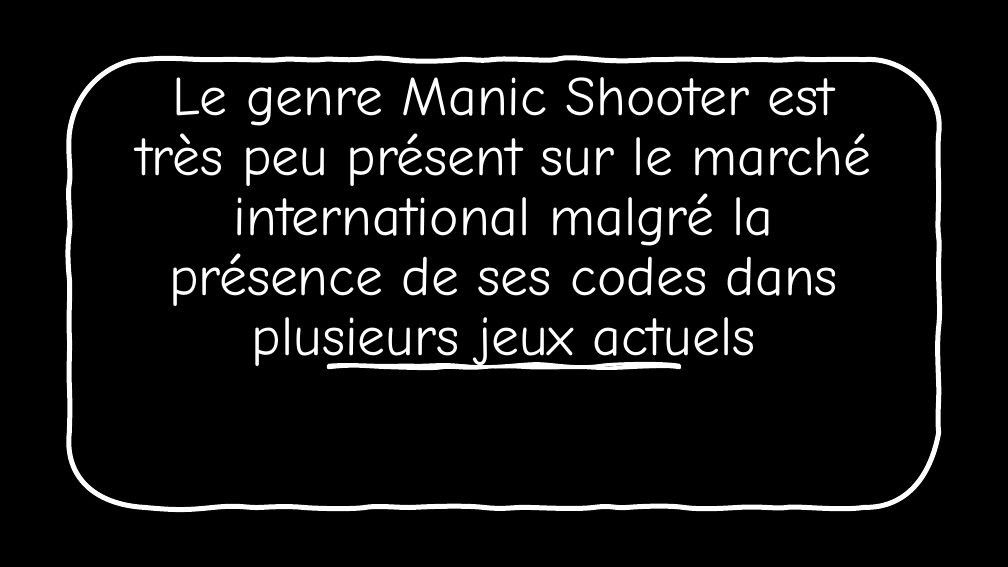
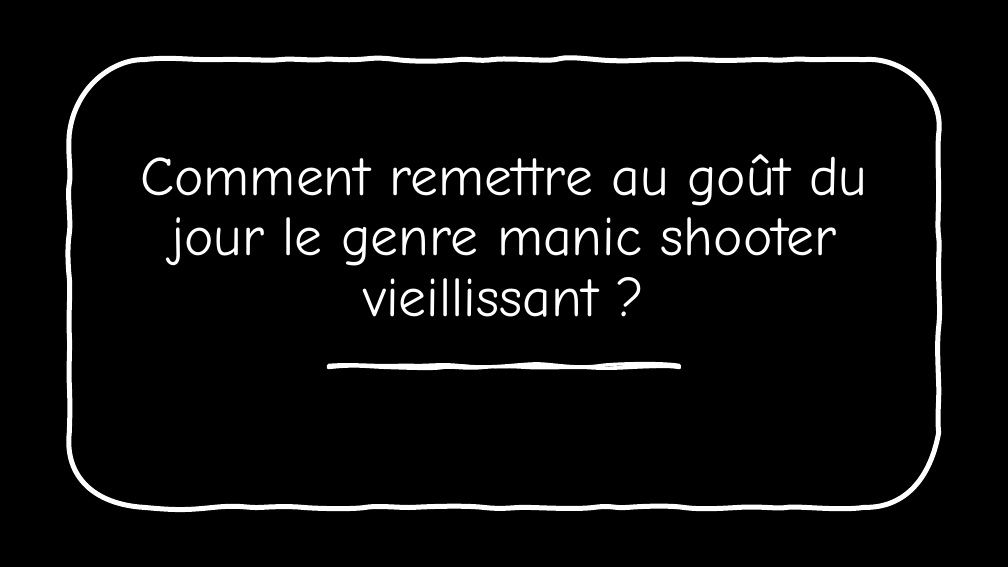
Before and after one commit to Irthir/Projet_Bachelor, a slide deck: slide 3 of Présentation/Projet Astral.pptx. Drawn at 1008x567 pixels with LibreOffice and Linux fonts; fonts in the diff are those of the drawing; background and template pictures are left out. Boxes give left, top, right and bottom in pixels: in the first picture for what was removed or moved away, otherwise in the second. Text is boxed around its words. In the diff, an @@ line names an element or a change of style, - is before the commit and + after.

Commit message:
##[0.1.1.1] - 2021-06-06 ### Ajout -Quasi finalisation du mémoire et ajout de commentaires dans le code.

```diff
--- a/Présentation/Projet Astral.pptx
+++ b/Présentation/Projet Astral.pptx
@@ title at <box>140,154,867,317</box>: text changed @@
-Le genre Manic Shooter est très peu présent sur le marché international malgré la présence de ses codes dans plusieurs jeux actuels
+Comment remettre au goût du jour le genre manic shooter vieillissant ?
```
Also in this commit, not shown: 1 other slide changed, 10 other files.
